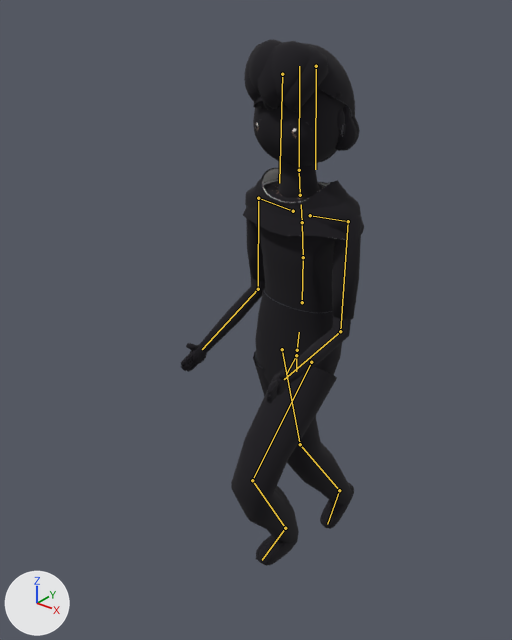
An edit to the FBX model unity/KatsushikaCampusDays/Assets/Models/Characters/student_m/student_m.fbx, drawn before and after from the same camera.
Rendered twice from a 50 mm camera at (1.047, -1.514, 1.828) aimed at (-0.112, -0.067, 0.931). Every picture has the same lights, and +X, +Y and +Z are marked at lower left. The first picture is the older version. Both versions are drawn at frame 9 of the action 'Armature|Run'; the numbers are the values there. The bones that change, and the others that lie on the model, are drawn over the model as lines.

The first picture shows 'student_m', 'student_m_outline'.
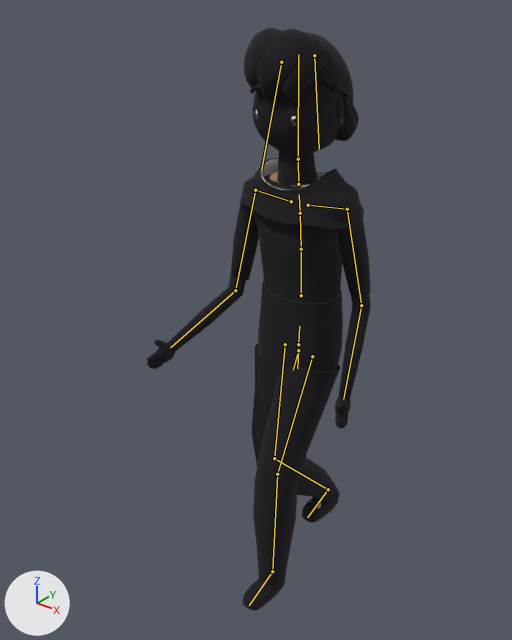
Scene script edits in JSON lines:
```json
{"block": "bone_hips", "where": "bone_hips = bpy.data.objects['Armature'].pose.bones['Hips']"}
{"op": "set", "path": "bone_hips.location", "old": "(-0.009, -0.038, 0.0)", "new": "(-0.004, -0.017, 0.0)"}
{"op": "set", "path": "bone_hips.rotation_quaternion", "old": "(0.999, -0.001, 0.018, -0.039)", "new": "(0.999, 0.0, -0.034, -0.008)", "note": "degrees (0, 2, -4) -> degrees (0, -4, -1)"}
{"block": "bone_spine", "where": "bone_spine = bpy.data.objects['Armature'].pose.bones['Spine']  # child of 'Hips'"}
{"op": "set", "path": "bone_spine.rotation_quaternion", "old": "(0.999, 0.043, -0.013, 0.014)", "new": "(0.999, 0.028, 0.018, 0.004)", "note": "degrees (5, -2, 2) -> degrees (3, 2, 0)"}
{"block": "bone_chest", "where": "bone_chest = bpy.data.objects['Armature'].pose.bones['Chest']  # child of 'Spine'"}
{"op": "set", "path": "bone_chest.rotation_quaternion", "old": "(1.0, 0.029, -0.009, 0.01)", "new": "(1.0, 0.018, 0.012, 0.002)", "note": "degrees (3, -1, 1) -> degrees (2, 1, 0)"}
{"block": "bone_upperchest", "where": "bone_upperchest = bpy.data.objects['Armature'].pose.bones['UpperChest']  # child of 'Chest'"}
{"op": "set", "path": "bone_upperchest.rotation_quaternion", "old": "(1.0, 0.024, -0.007, 0.008)", "new": "(1.0, 0.015, 0.01, 0.002)", "note": "degrees (3, -1, 1) -> degrees (2, 1, 0)"}
{"block": "bone_neck", "where": "bone_neck = bpy.data.objects['Armature'].pose.bones['Neck']  # child of 'UpperChest'"}
{"op": "set", "path": "bone_neck.rotation_quaternion", "old": "(0.999, -0.037, 0.006, 0.004)", "new": "(1.0, -0.023, -0.003, -0.001)", "note": "degrees (-4, 1, 0) -> degrees (-3, 0, 0)"}
{"block": "bone_head", "where": "bone_head = bpy.data.objects['Armature'].pose.bones['Head']  # child of 'Neck'"}
{"op": "set", "path": "bone_head.rotation_quaternion", "old": "(0.999, -0.037, 0.006, 0.004)", "new": "(1.0, -0.023, -0.003, -0.001)", "note": "degrees (-4, 1, 0) -> degrees (-3, 0, 0)"}
{"block": "bone_hairfront", "where": "bone_hairfront = bpy.data.objects['Armature'].pose.bones['HairFront']  # child of 'Head'"}
{"op": "set", "path": "bone_hairfront.rotation_quaternion", "old": "(0.999, 0.042, 0.003, -0.019)", "new": "(0.999, -0.037, -0.006, 0.026)", "note": "degrees (5, 0, -2) -> degrees (-4, -1, 3)"}
{"block": "bone_hairback", "where": "bone_hairback = bpy.data.objects['Armature'].pose.bones['HairBack']  # child of 'Head'"}
{"op": "set", "path": "bone_hairback.rotation_quaternion", "old": "(0.997, -0.076, 0.0, -0.029)", "new": "(0.997, 0.068, 0.006, 0.04)", "note": "degrees (-9, 0, -3) -> degrees (8, 0, 5)"}
{"block": "bone_leftupperarm", "where": "bone_leftupperarm = bpy.data.objects['Armature'].pose.bones['LeftUpperArm']  # child of 'LeftShoulder'"}
{"op": "set", "path": "bone_leftupperarm.rotation_quaternion", "old": "(0.949, -0.273, -0.056, 0.147)", "new": "(0.956, -0.13, 0.016, 0.264)", "note": "degrees (-32, -2, 18) -> degrees (-14, 6, 30)"}
{"block": "bone_leftlowerarm", "where": "bone_leftlowerarm = bpy.data.objects['Armature'].pose.bones['LeftLowerArm']  # child of 'LeftUpperArm'"}
{"op": "set", "path": "bone_leftlowerarm.rotation_quaternion", "old": "(0.778, -0.541, -0.047, -0.316)", "new": "(0.928, -0.251, 0.034, -0.272)", "note": "degrees (-63, -24, -29) -> degrees (-29, -4, -32)"}
{"block": "bone_rightupperarm", "where": "bone_rightupperarm = bpy.data.objects['Armature'].pose.bones['RightUpperArm']  # child of 'RightShoulder'"}
{"op": "set", "path": "bone_rightupperarm.rotation_quaternion", "old": "(0.957, -0.194, 0.016, -0.214)", "new": "(0.945, -0.292, 0.066, -0.131)", "note": "degrees (-22, -3, -25) -> degrees (-35, 3, -17)"}
{"block": "bone_rightlowerarm", "where": "bone_rightlowerarm = bpy.data.objects['Armature'].pose.bones['RightLowerArm']  # child of 'RightUpperArm'"}
{"op": "set", "path": "bone_rightlowerarm.rotation_quaternion", "old": "(0.82, -0.483, 0.015, 0.306)", "new": "(0.886, -0.35, 0.012, 0.303)", "note": "degrees (-56, 19, 31) -> degrees (-39, 13, 33)"}
{"block": "bone_leftupperleg", "where": "bone_leftupperleg = bpy.data.objects['Armature'].pose.bones['LeftUpperLeg']  # child of 'Hips'"}
{"op": "set", "path": "bone_leftupperleg.rotation_quaternion", "old": "(0.916, -0.401, -0.005, -0.017)", "new": "(0.985, -0.174, 0.003, 0.008)", "note": "degrees (-47, -1, -1) -> degrees (-20, 0, 1)"}
{"block": "bone_leftlowerleg", "where": "bone_leftlowerleg = bpy.data.objects['Armature'].pose.bones['LeftLowerLeg']  # child of 'LeftUpperLeg'"}
{"op": "set", "path": "bone_leftlowerleg.rotation_quaternion", "old": "(0.771, 0.637, -0.003, -0.003)", "new": "(0.985, 0.172, -0.001, -0.001)", "note": "degrees (79, 0, -1) -> degrees (20, 0, 0)"}
{"block": "bone_leftfoot", "where": "bone_leftfoot = bpy.data.objects['Armature'].pose.bones['LeftFoot']  # child of 'LeftLowerLeg'"}
{"op": "set", "path": "bone_leftfoot.rotation_quaternion", "old": "(0.94, -0.34, 0.041, 0.011)", "new": "(0.998, -0.051, -0.002, -0.039)", "note": "degrees (-40, 5, 0) -> degrees (-6, 0, -4)"}
{"block": "bone_rightupperleg", "where": "bone_rightupperleg = bpy.data.objects['Armature'].pose.bones['RightUpperLeg']  # child of 'Hips'"}
{"op": "set", "path": "bone_rightupperleg.rotation_quaternion", "old": "(0.993, 0.093, 0.008, -0.075)", "new": "(0.996, -0.084, -0.003, -0.03)", "note": "degrees (11, 2, -8) -> degrees (-10, -1, -3)"}
{"block": "bone_rightlowerleg", "where": "bone_rightlowerleg = bpy.data.objects['Armature'].pose.bones['RightLowerLeg']  # child of 'RightUpperLeg'"}
{"op": "set", "path": "bone_rightlowerleg.rotation_quaternion", "old": "(0.977, 0.214, 0.001, 0.001)", "new": "(0.89, 0.455, 0.002, 0.002)", "note": "degrees (25, 0, 0) -> degrees (54, 0, 0)"}
{"block": "bone_rightfoot", "where": "bone_rightfoot = bpy.data.objects['Armature'].pose.bones['RightFoot']  # child of 'RightLowerLeg'"}
{"op": "set", "path": "bone_rightfoot.rotation_quaternion", "old": "(0.998, -0.049, -0.014, 0.033)", "new": "(0.895, -0.445, -0.035, -0.006)", "note": "degrees (-6, -1, 4) -> degrees (-53, -4, 1)"}
```

What differs and where, as boxes [x1, y1, x2, y2] in the pictures (512 x 640 px):
```json
{"object": "student_m_outline", "change": "posed", "before": [181, 39, 364, 566], "after": [147, 28, 371, 611], "on screen": "22% wider, 11% taller"}
{"object": "student_m", "change": "posed", "before": [253, 91, 353, 368], "after": [252, 76, 351, 508], "on screen": "mostly hidden"}
{"bone": "Hips", "before": "(297, 350) to (299, 332)", "after": "(298, 344) to (299, 326)"}
{"bone": "Spine", "before": "(302, 302) to (303, 257)", "after": "(301, 295) to (301, 249)"}
{"bone": "Chest", "before": "(303, 257) to (302, 222)", "after": "(301, 249) to (300, 213)"}
{"bone": "UpperChest", "before": "(302, 222) to (301, 204)", "after": "(300, 213) to (299, 194)"}
{"bone": "Neck", "before": "(300, 195) to (299, 170)", "after": "(298, 184) to (298, 159)"}
{"bone": "Head", "before": "(299, 170) to (299, 66)", "after": "(298, 159) to (298, 54)"}
{"bone": "HairFront", "before": "(282, 74) to (279, 183)", "after": "(281, 62) to (261, 170)"}
{"bone": "HairBack", "before": "(316, 66) to (315, 169)", "after": "(314, 55) to (319, 149)"}
{"bone": "LeftUpperArm", "before": "(348, 221) to (340, 331)", "after": "(347, 209) to (361, 305)"}
{"bone": "LeftLowerArm", "before": "(340, 331) to (284, 379)", "after": "(361, 305) to (343, 399)"}
{"bone": "RightUpperArm", "before": "(258, 198) to (258, 289)", "after": "(255, 190) to (235, 290)"}
{"bone": "RightLowerArm", "before": "(258, 289) to (202, 349)", "after": "(235, 290) to (170, 347)"}
{"bone": "LeftUpperLeg", "before": "(311, 362) to (252, 480)", "after": "(312, 356) to (277, 474)"}
{"bone": "LeftLowerLeg", "before": "(252, 480) to (285, 528)", "after": "(277, 474) to (272, 571)"}
{"bone": "LeftFoot", "before": "(285, 528) to (262, 560)", "after": "(272, 571) to (249, 605)"}
{"bone": "RightUpperLeg", "before": "(282, 349) to (300, 444)", "after": "(285, 344) to (274, 458)"}
{"bone": "RightLowerLeg", "before": "(300, 444) to (339, 490)", "after": "(274, 458) to (328, 489)"}
{"bone": "RightFoot", "before": "(339, 490) to (327, 524)", "after": "(328, 489) to (307, 517)"}
```
